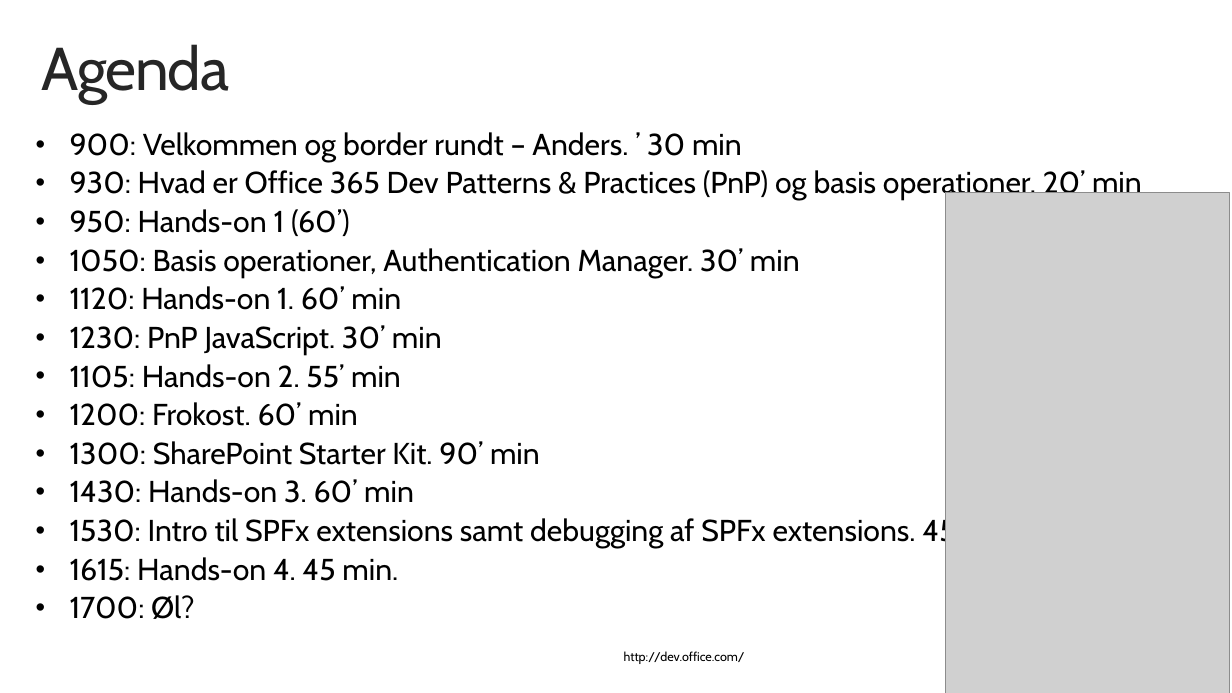
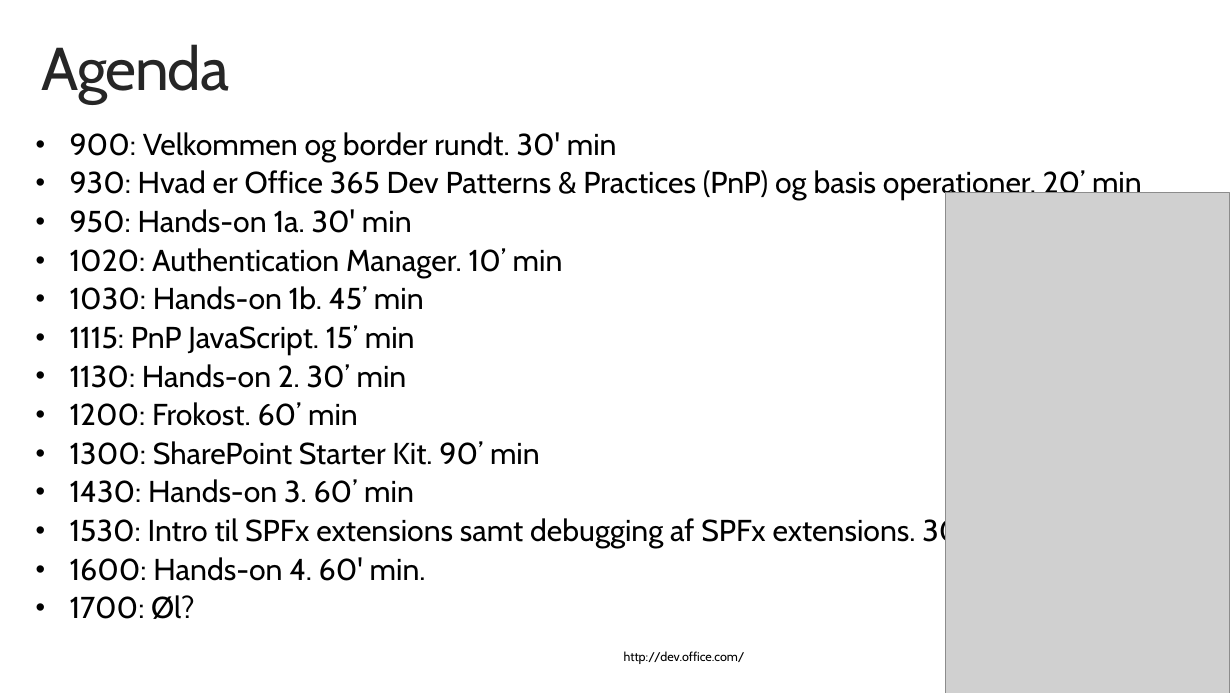
Before and after one commit to andersdissing/spbg-codecamp-pnp-2018, a slide deck: slide 2 of 0 - Agenda SPBG Dev Camp.pptx. Drawn at 1232x693 pixels with LibreOffice and Linux fonts; fonts in the diff are those of the drawing; grey boxes stand for pictures; background and template pictures are left out. Boxes give left, top, right and bottom in pixels: in the first picture for what was removed or moved away, otherwise in the second. Text is boxed around its words. In the diff, an @@ line names an element or a change of style, - is before the commit and + after.

Commit message:
- updated agenda pp and readme

```diff
--- a/0 - Agenda SPBG Dev Camp.pptx
+++ b/0 - Agenda SPBG Dev Camp.pptx
@@ text at [70,132,617,162]: text changed @@
-• 900: Velkommen og border rundt – Anders. ’ 30 min
+• 900: Velkommen og border rundt. 30' min
@@ text at [70,209,563,388]: text changed @@
-• 950: Hands-on 1 (60’)
-• 1050: Basis operationer, Authentication Manager. 30’ min
-• 1120: Hands-on 1. 60’ min
-• 1230: PnP JavaScript. 30’ min
-• 1105: Hands-on 2. 55’ min
+• 950: Hands-on 1a. 30' min
+• 1020: Authentication Manager. 10’ min
+• 1030: Hands-on 1b. 45’ min
+• 1115: PnP JavaScript. 15’ min
+• 1130: Hands-on 2. 30’ min
@@ text at [70,515,965,581]: text changed @@
-• 1530: Intro til SPFx extensions samt debugging af SPFx extensions. 45’ min
-• 1615: Hands-on 4. 45 min.
+• 1530: Intro til SPFx extensions samt debugging af SPFx extensions. 30’ min
+• 1600: Hands-on 4. 60' min.
```
Also in this commit, not shown: 1 slide added, 1 other file.
